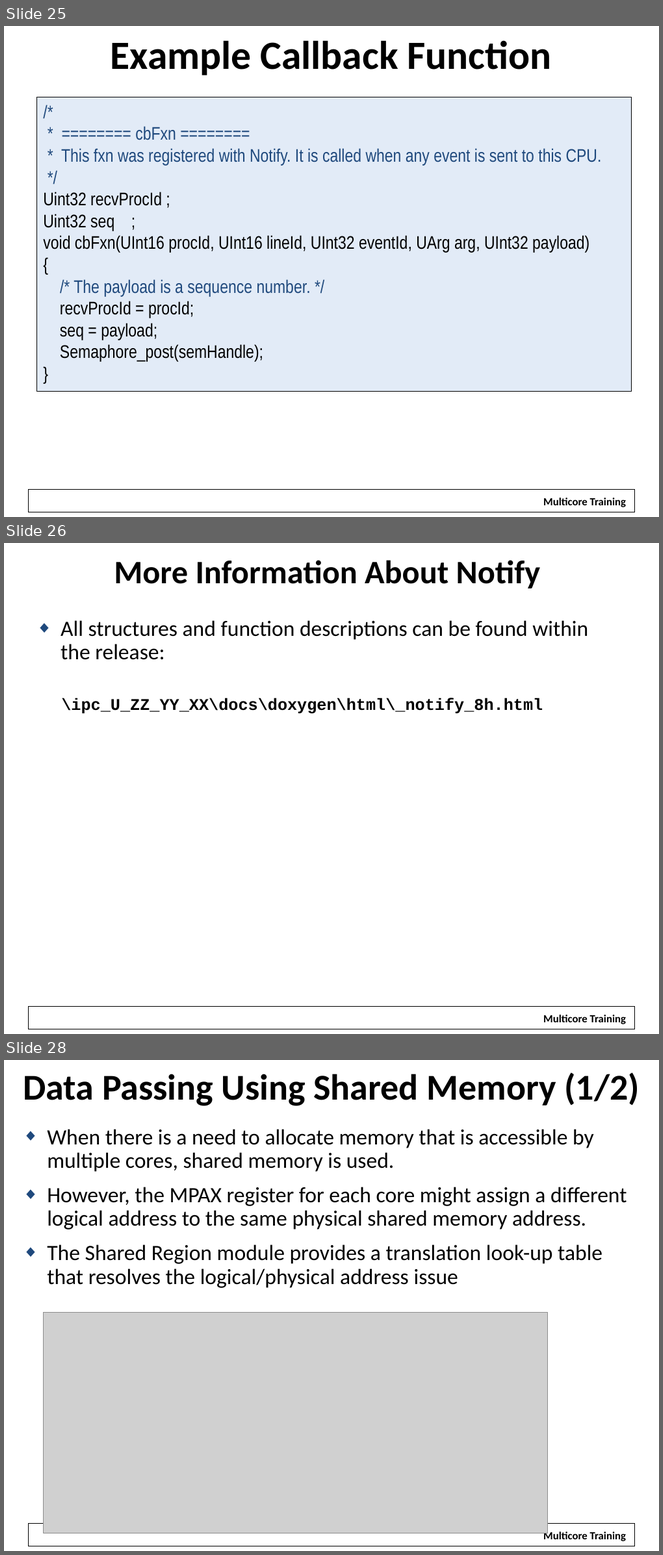
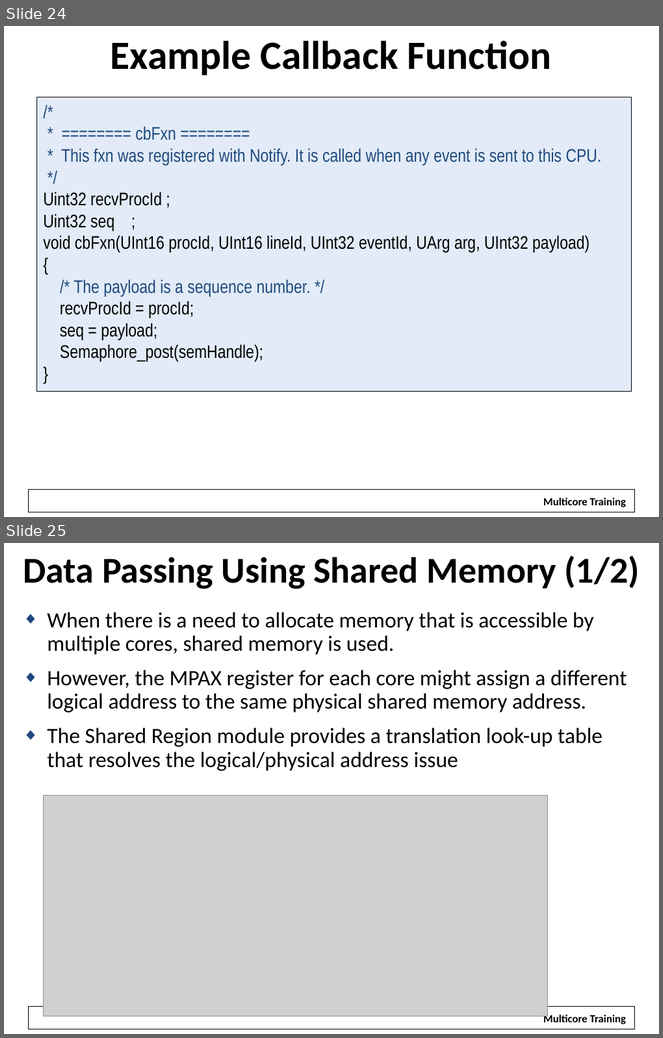
Before and after one commit to hari1989/keystone-workshop, a slide deck: preliminary/Working/presentations/KeyStoneII_ IPC.pptx. Shown one above the other, each under a label of ours: slides 25, 26 and 28 before the commit, slides 24 and 25 after it; the slides between them are not shown. The pictures are 663x1555 and 663x1038 pixels, drawn with LibreOffice and Linux fonts; fonts in the diff are those of the drawing; grey boxes stand for pictures; background and template pictures are left out. Boxes give left, top, right and bottom in pixels: in the first picture for what was removed or moved away, otherwise in the second. Text is boxed around its words. In the diff, an @@ line names an element or a change of style, - is before the commit and + after.

```diff
--- a/preliminary/Working/presentations/KeyStoneII_ IPC.pptx
+++ b/preliminary/Working/presentations/KeyStoneII_ IPC.pptx
@@ slide 26 removed at [4, 543, 659, 1034], background #FFFFFF; not listed: 2 template elements that a slide beside it also shows @@
@@ title removed at [114, 560, 541, 589] @@
-More Information About Notify
@@ text removed at [61, 620, 588, 714] @@
-◆ All structures and function descriptions can be found within the release:
-  \ipc_U_ZZ_YY_XX\docs\doxygen\html\_notify_8h.html
@@ what was slide 25 is now slide 24 @@
@@ what was slide 28 is now slide 25 @@
```
Also in this commit, not shown: 4 slides changed, 11 slides added, 10 other slides removed.
